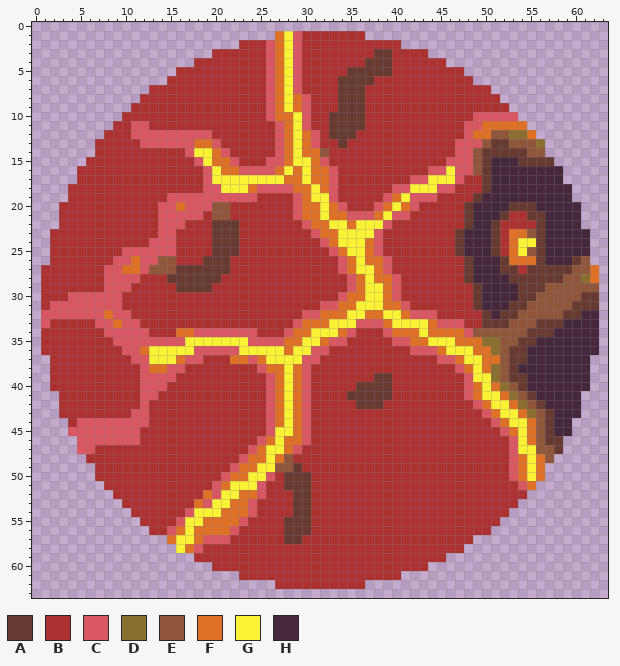
Edited in one commit: pixel-art file (Aseprite/efisto.ase). The picture above was drawn from the file before the commit.
64x64 pixels, 1 frame.
Palette (. is transparent): A #663931  B #ac3232  C #d95763  D #8a6f30  E #8f563b  F #df7126  G #fbf236  H #45283c
After the commit:
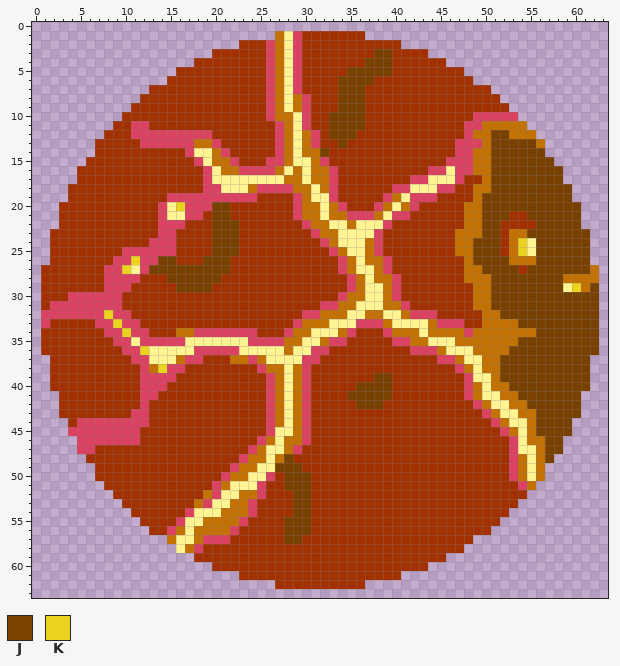
Colours new in this view: J #794100  K #ebd320
From old to new:
colour B: #ac3232 -> #a23000
colour C: #d95763 -> #db4161
colour F: #df7126 -> #c37100
colour G: #fbf236 -> #fff392
Changed rows in their new state; - is a pixel that keeps its letter.
first column x 8:
 3 ------------------------------JJ-----------------------
 4 -----------------------------JJJ-----------------------
 5 ---------------------------JJJJJ-----------------------
 6 --------------------------JJJJ-------------------------
 7 --------------------------JJJ--------------------------
 8 --------------------------JJJ--------------------------
 9 --------------------------JJJ--------------------------
10 -------------------------JJJJ--------------------------
11 -------------------------JJJJ--------------------------
12 -------------------------JJJ---------------JJFF--------
13 --------------------------J---------------FJJJJJF------
14 ------------------------J----------------FFJJJJJJ------
15 -----------------------------------------FFJJJJJJJ-----
16 -----------------------------------------FFJJJJJJJJ----
17 ------------------------------------------FJJJJJJJJ----
18 -----------------------------------------FFJJJJJJJJJ---
19 -----------------------------------------FJJJJJJJJJJ---
20 -------GK---JJ--------------------------FFJJJJJJJJJJJ--
21 -------GG---JJ--------------------------FFJJJ--JJJJJJ--
22 ------------JJJ-------------------------FFJJ----JJJJJ--
23 ------------JJJ------------------------FFFJJ---JJJJJJJ-
24 ------------JJJ------------------------FFJJJ--K-JJJJJJ-
25 ------------JJJ------------------------FFJJJ--KGJJJJJJ-
26 ---K--JJ---JJJ--------------------------FJJJJ---JJJJJJ-
27 --KG-JJJJJJJJJ--------------------------FFJJJJ-JJJJJJJ-
28 -------JJJJJJ---------------------------FFFJJJJJJJJFFF-
29 --------JJJJ-----------------------------FFJJJJJJJJGKFJ
30 -----------------------------------------FFJJJJJJJJJJJJ
31 -----------------------------------------FFJJJJJJJJJJJJ
32 K-----------------------------------------FFJJJJJJJJJJJ
33 -K----------------------------------------FFFFJJJJJJJJJ
34 --K--------------------------------------FFFFFFFJJJJJJJ
35 ---G--------------------------------------FFFFJJJJJJJJJ
36 ----K--------------------------------------FFJJJJJJJJJJ
37 --------------------------------------------JJJJJJJJJJ-
38 ------K------------------------------------FJJJJJJJJJJ-
39 ------------------------------JJ-----------FJJJJJJJJJJ-
40 ----------------------------JJJJ------------FJJJJJJJJJ-
41 ---------------------------JJJJJ-------------FJJJJJJJ--
42 ----------------------------JJJ---------------FJJJJJJ--
43 -----------------------------------------------FJJJJJ--
44 ------------------------------------------------JJJJ---
45 ------------------------------------------------JJJJ---
46 ------------------------------------------------FJJ----
47 ------------------------------------------------FJJ----
48 --------------------J----------------------------J-----
49 -------------------JJJ---------------------------------
50 --------------------JJJ--------------------------------
51 --------------------JJJ--------------------------------
52 ---------------------JJ--------------------------------
53 ---------------------JJ--------------------------------
54 ---------------------JJ--------------------------------
55 --------------------JJJ--------------------------------
56 --------------------JJJ--------------------------------
57 --------------------JJ---------------------------------
Changed places in both pictures, as pixel boxes (x1, y1, x2, y2):
changed: (41, 31, 599, 589)
